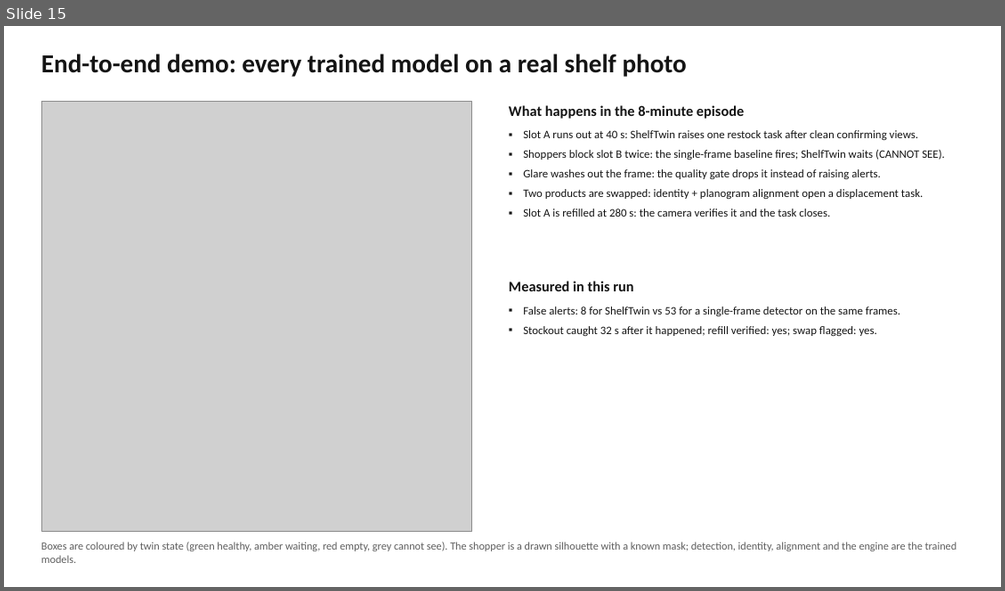
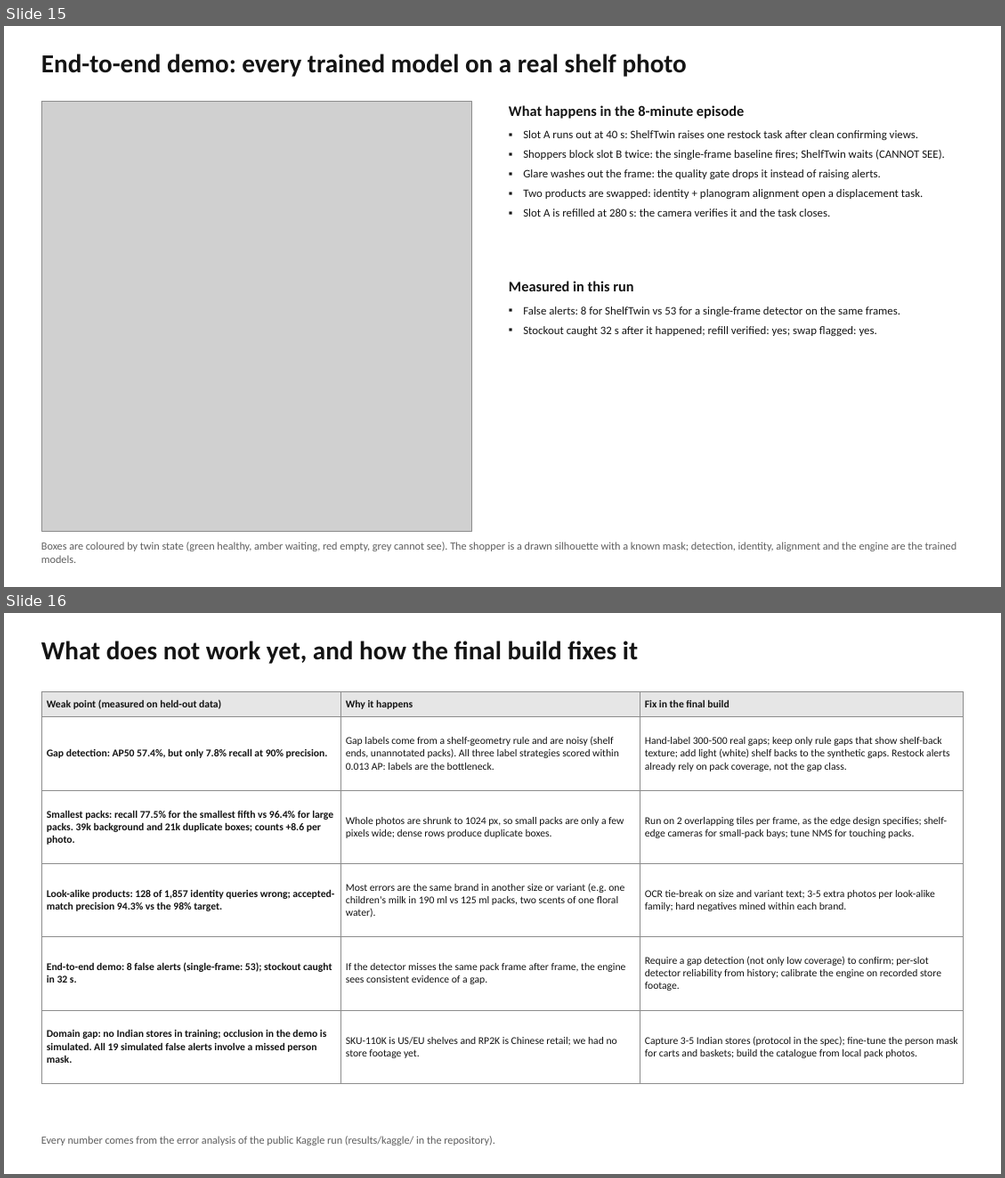
Before and after one commit to Purv-Kabaria/shelftwin, a slide deck: ShelfTwin.pptx. Shown one above the other, each under a label of ours: slide 15 before the commit, slides 15 and 16 after it. The pictures are 1005x591 and 1005x1178 pixels, drawn with LibreOffice and Linux fonts; fonts in the diff are those of the drawing; grey boxes stand for pictures. Boxes give left, top, right and bottom in pixels: in the first picture for what was removed or moved away, otherwise in the second. Text is boxed around its words. In the diff, an @@ line names an element or a change of style, - is before the commit and + after.

Commit message:
Deck: measured limitations and planned fixes slide

```diff
--- a/ShelfTwin.pptx
+++ b/ShelfTwin.pptx
@@ slide 16 added at (4,613,1001,1174), background #FFFFFF @@
@@ title added at (41,641,638,664), 25 pt, text #141414, bold @@
+What does not work yet, and how the final build fixes it
@@ table added at (41,691,963,1066), 6 rows, 3 columns @@
+Weak point (measured on held-out data) | Why it happens | Fix in the final build
+Gap detection: AP50 57.4%, but only 7.8% recall at 90% precision. | Gap labels come from a shelf-geometry rule and are noisy (shelf ends, unannotated packs). All three label strategies scored within 0.013 AP: labels are the bottleneck. | Hand-label 300-500 real gaps; keep only rule gaps that show shelf-back texture; add light (white) shelf backs to the synthetic gaps. Restock alerts already rely on pack coverage, not the gap class.
+Smallest packs: recall 77.5% for the smallest fifth vs 96.4% for large packs. 39k background and 21k duplicate boxes; counts +8.6 per photo. | Whole photos are shrunk to 1024 px, so small packs are only a few pixels wide; dense rows produce duplicate boxes. | Run on 2 overlapping tiles per frame, as the edge design specifies; shelf-edge cameras for small-pack bays; tune NMS for touching packs.
+Look-alike products: 128 of 1,857 identity queries wrong; accepted-match precision 94.3% vs the 98% target. | Most errors are the same brand in another size or variant (e.g. one children's milk in 190 ml vs 125 ml packs, two scents of one floral water). | OCR tie-break on size and variant text; 3-5 extra photos per look-alike family; hard negatives mined within each brand.
+End-to-end demo: 8 false alerts (single-frame: 53); stockout caught in 32 s. | If the detector misses the same pack frame after frame, the engine sees consistent evidence of a gap. | Require a gap detection (not only low coverage) to confirm; per-slot detector reliability from history; calibrate the engine on recorded store footage.
+Domain gap: no Indian stores in training; occlusion in the demo is simulated. All 19 simulated false alerts involve a missed person mask. | SKU-110K is US/EU shelves and RP2K is Chinese retail; we had no store footage yet. | Capture 3-5 Indian stores (protocol in the spec); fine-tune the person mask for carts and baskets; build the catalogue from local pack photos.
@@ text added at (41,1135,494,1145), 10.5 pt, text #5E5E5E @@
+Every number comes from the error analysis of the public Kaggle run (results/kaggle/ in the repository).
```
Also in this commit, not shown: 2 other files.
